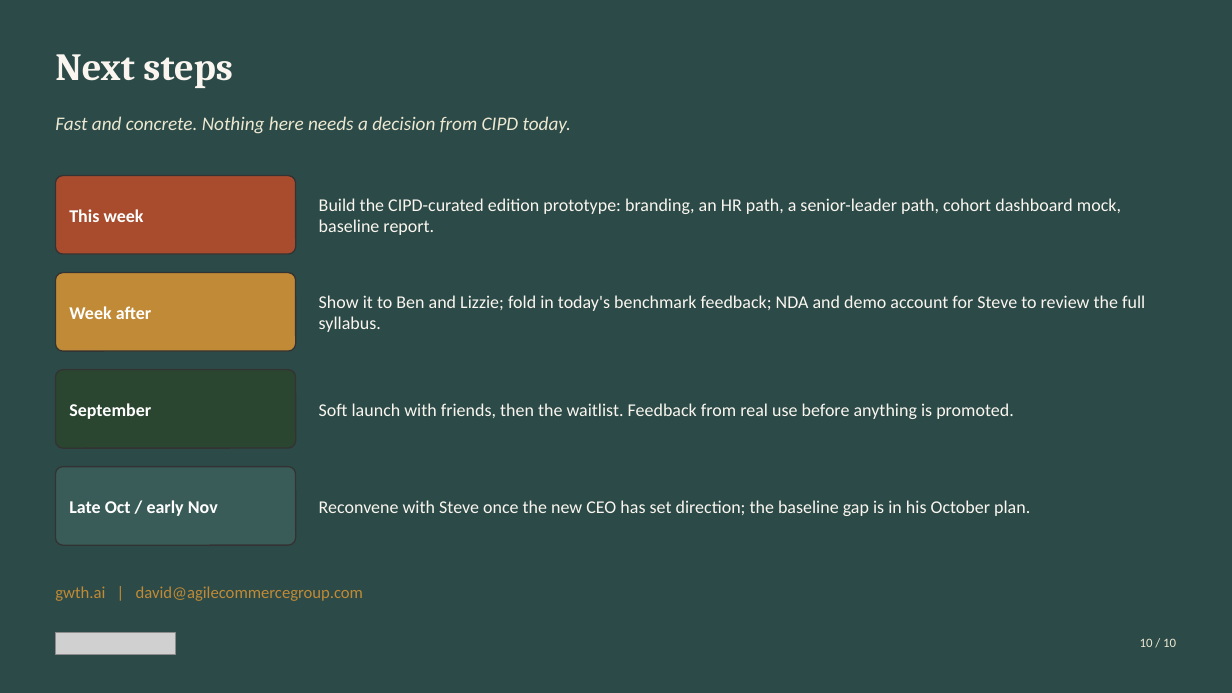
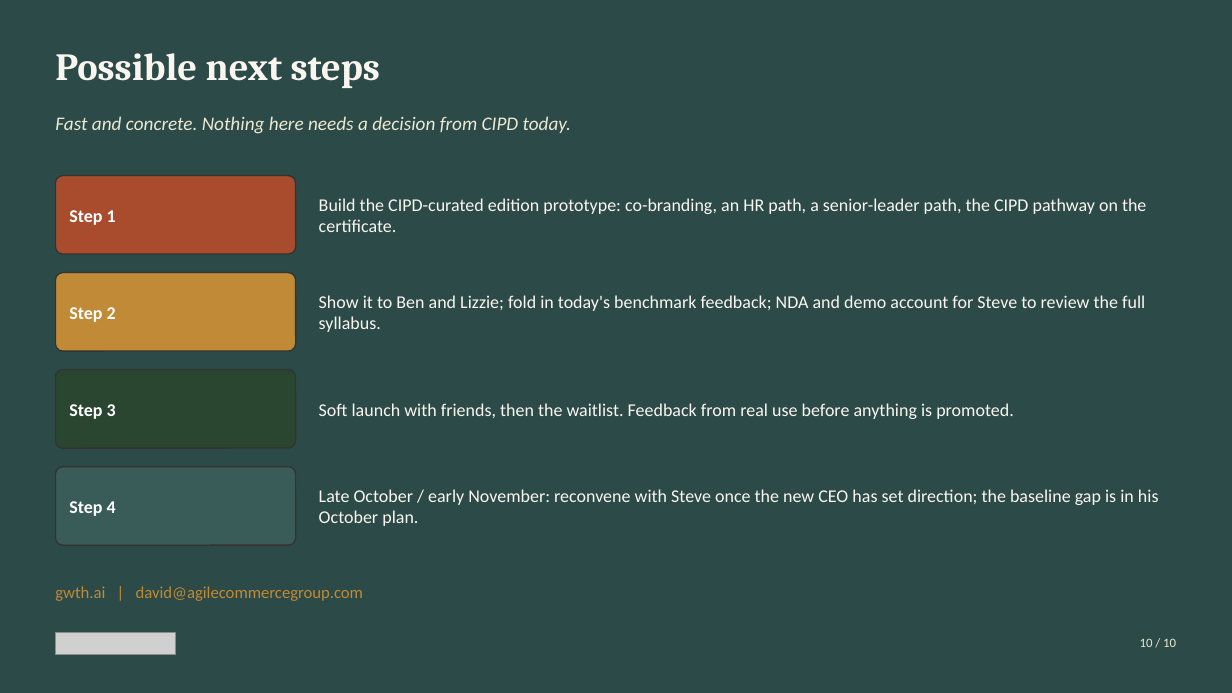
Before and after one commit to David-ACG/gwth-v2, a slide deck: slide 10 of CIPD/deck/GWTH-CIPD-2026-08-20.pptx. Drawn at 1232x693 pixels with LibreOffice and Linux fonts; fonts in the diff are those of the drawing; grey boxes stand for pictures. Boxes give left, top, right and bottom in pixels: in the first picture for what was removed or moved away, otherwise in the second. Text is boxed around its words. In the diff, an @@ line names an element or a change of style, - is before the commit and + after.

```diff
--- a/CIPD/deck/GWTH-CIPD-2026-08-20.pptx
+++ b/CIPD/deck/GWTH-CIPD-2026-08-20.pptx
@@ text at box(55, 53, 380, 88): text changed @@
-Next steps
+Possible next steps
@@ text at box(319, 198, 1146, 232): text changed @@
-Build the CIPD-curated edition prototype: branding, an HR path, a senior-leader path, cohort dashboard mock, baseline report.
+Build the CIPD-curated edition prototype: co-branding, an HR path, a senior-leader path, the CIPD pathway on the certificate.
@@ text at box(69, 210, 116, 225): text changed @@
-This week
+Step 1
@@ text at box(69, 307, 116, 322): text changed @@
-Week after
+Step 2
@@ text at box(69, 404, 116, 419): text changed @@
-September
+Step 3
@@ text at box(69, 501, 116, 516): text changed @@
-Late Oct / early Nov
+Step 4
@@ text at box(319, 489, 1159, 526): text changed @@
-Reconvene with Steve once the new CEO has set direction; the baseline gap is in his October plan.
+Late October / early November: reconvene with Steve once the new CEO has set direction; the baseline gap is in his October plan.
```
Also in this commit, not shown: 3 other slides changed, 5 other files.
